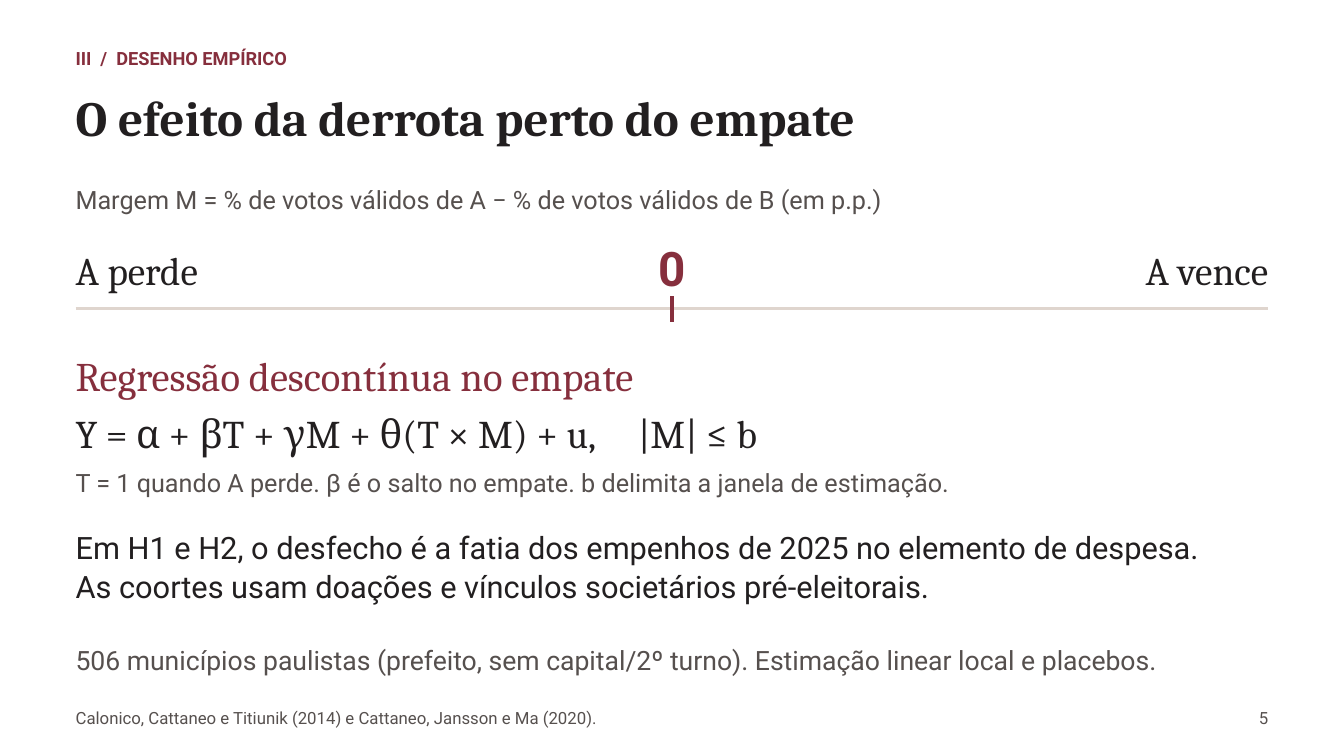
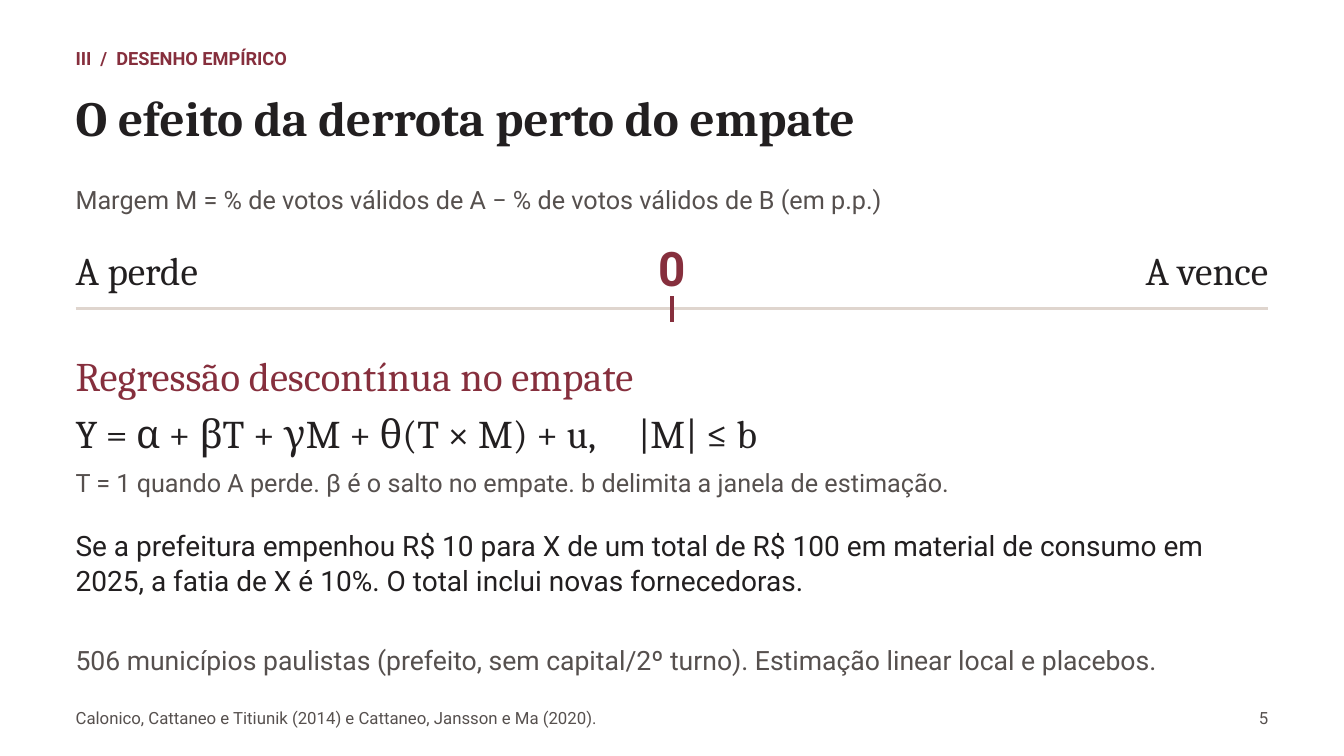
Before and after one commit to rafaelt0/redes-empresariais-alternancia-politica, a slide deck: slide 5 of output/deck.pptx. Drawn at 1344x756 pixels with LibreOffice and Linux fonts; fonts in the diff are those of the drawing. Boxes give left, top, right and bottom in pixels: in the first picture for what was removed or moved away, otherwise in the second. Text is boxed around its words. In the diff, an @@ line names an element or a change of style, - is before the commit and + after.

Commit message:
feat: esclarecer sementes, coortes e resultados de H1 e H2 (#8)
- Explicar como doações definem sementes e distâncias na rede nacional
- Refinar a apresentação dos contrastes e da incerteza dos resultados

```diff
--- a/output/deck.pptx
+++ b/output/deck.pptx
@@ text at [76, 533, 1203, 595]: text changed; size 22 to 20 pt @@
-Em H1 e H2, o desfecho é a fatia dos empenhos de 2025 no elemento de despesa. As coortes usam doações e vínculos societários pré-eleitorais.
+Se a prefeitura empenhou R$ 10 para X de um total de R$ 100 em material de consumo em 2025, a fatia de X é 10%. O total inclui novas fornecedoras.
```
Also in this commit, not shown: 7 other slides changed, 6 other files.
